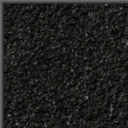
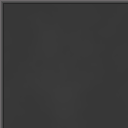
Before/after of a 128 × 128 layered artwork. What changed in the layer stack:
added layer "Layer 11" above "Layer 7 copy 2" over [4, 4, 128, 128]
hid "Layer 5" over [4, 4, 128, 128]
